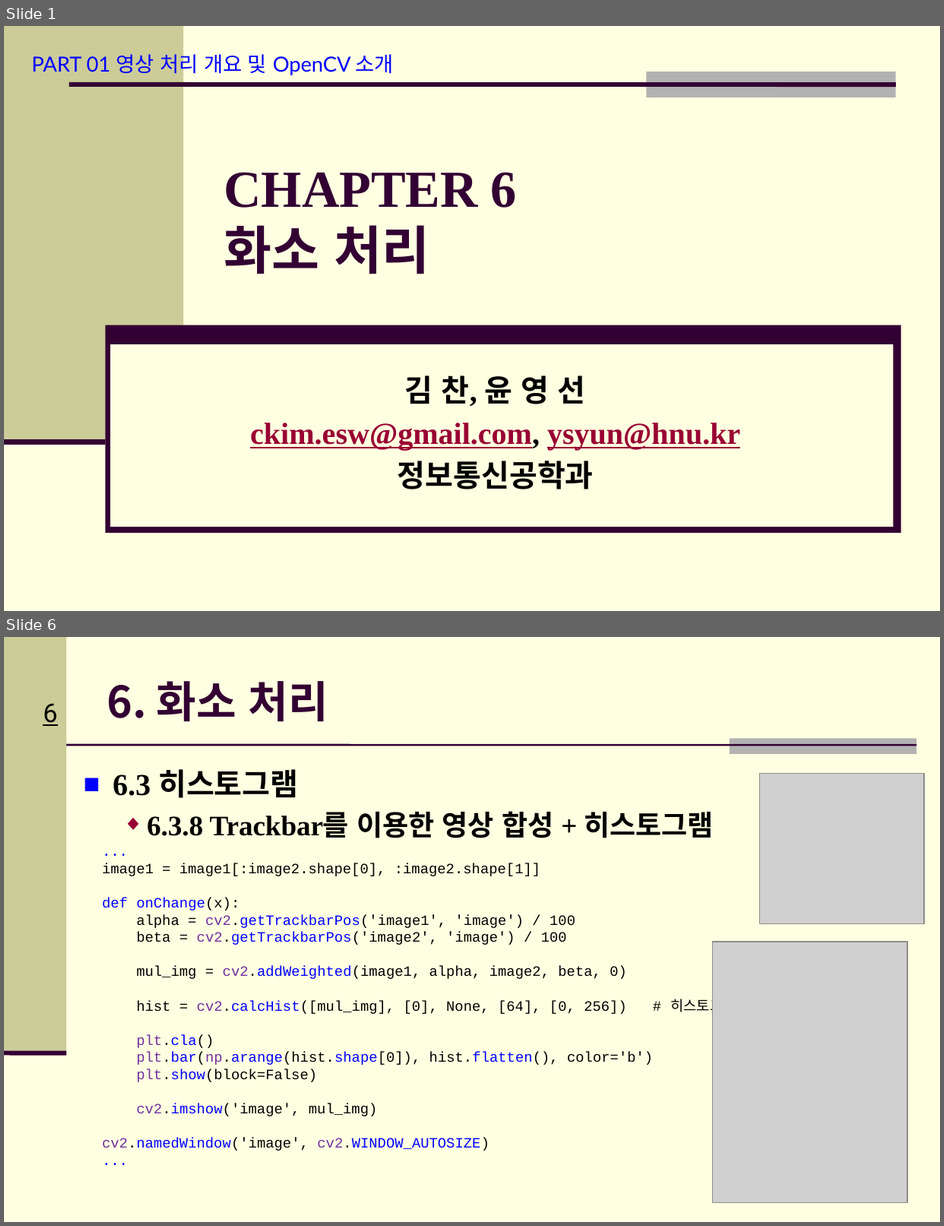
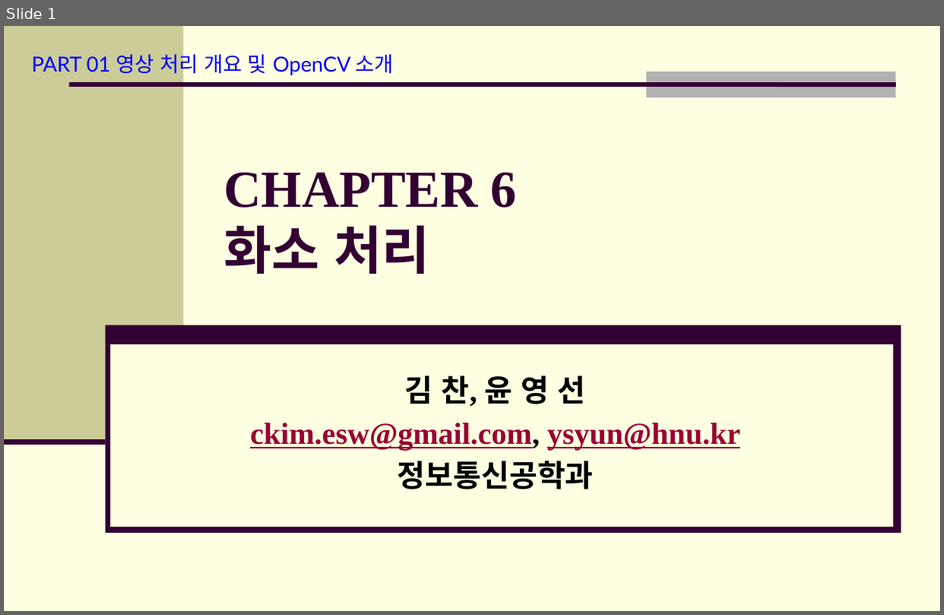
Before and after one commit to Hitbee-dev/OpenCV-Python, a slide deck: 2022-11-15/documents/CH_06 화소 처리.pptx. Shown one above the other, each under a label of ours: slides 1 and 6 before the commit, slide 1 after it; the slides between them are not shown. The pictures are 944x1226 and 944x615 pixels, drawn with LibreOffice and Linux fonts; fonts in the diff are those of the drawing; grey boxes stand for pictures; background and template pictures are left out. Boxes give left, top, right and bottom in pixels: in the first picture for what was removed or moved away, otherwise in the second. Text is boxed around its words. In the diff, an @@ line names an element or a change of style, - is before the commit and + after.

```diff
--- a/2022-11-15/documents/CH_06 화소 처리.pptx
+++ b/2022-11-15/documents/CH_06 화소 처리.pptx
@@ slide 6 removed at (4,637,940,1222), background #FFFFE1 @@
@@ rectangle removed at (4,637,67,1053) @@
@@ title removed at (107,681,329,721) @@
-6. 화소 처리
@@ page number removed at (43,703,57,726) @@
-6
@@ line removed from (67, 745) to (917, 745) @@
@@ rectangle removed at (730,738,917,754) @@
@@ text removed at (113,769,714,838) @@
-■ 6.3 히스토그램
-  ◆ 6.3.8 Trackbar를 이용한 영상 합성 + 히스토그램
@@ picture removed at (759,774,924,924) @@
@@ text removed at (102,863,737,1151) @@
-...
-image1 = image1[:image2.shape[0], :image2.shape[1]]
-def onChange(x):
-alpha = cv2.getTrackbarPos('image1', 'image') / 100
-beta = cv2.getTrackbarPos('image2', 'image') / 100
-mul_img = cv2.addWeighted(image1, alpha, image2, beta, 0)
-hist = cv2.calcHist([mul_img], [0], None, [64], [0, 256]) # 히스토그램 계산
-plt.cla()
-plt.bar(np.arange(hist.shape[0]), hist.flatten(), color='b')
-plt.show(block=False)
-cv2.imshow('image', mul_img)
-cv2.namedWindow('image', cv2.WINDOW_AUTOSIZE)
-...
@@ picture removed at (713,943,908,1203) @@
@@ line removed from (4, 1053) to (67, 1053) @@
```
Also in this commit, not shown: 5 slides added, 6 other slides removed, 3 other files.
